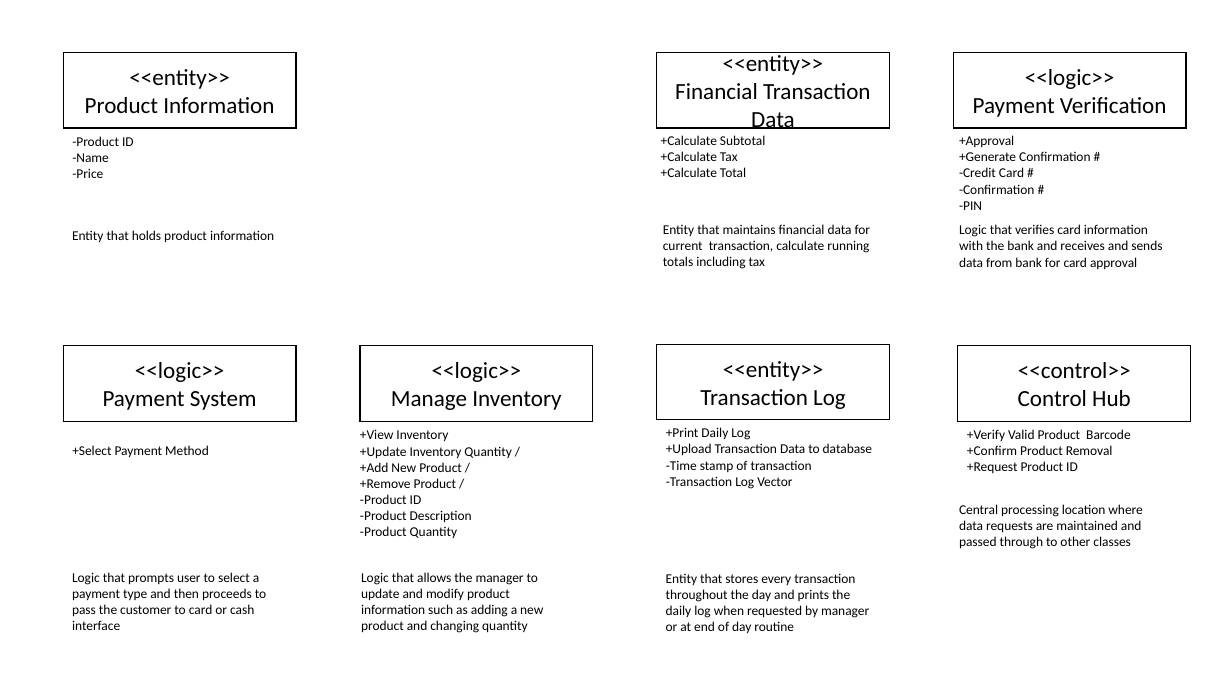
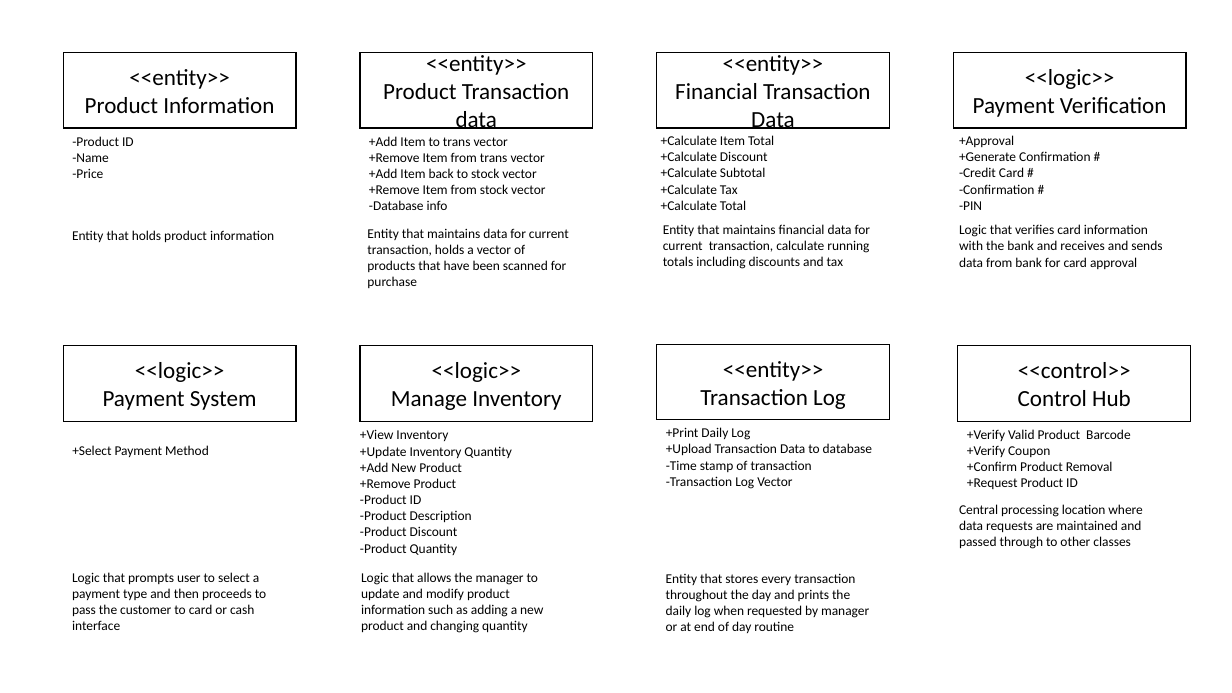
Before and after one commit to maw79/ExcServer, a slide deck: slide 12 of CSENG_PPT.pptx (slide 13 before the commit). Drawn at 1232x693 pixels with LibreOffice and Linux fonts; fonts in the diff are those of the drawing. Boxes give left, top, right and bottom in pixels: in the first picture for what was removed or moved away, otherwise in the second. Text is boxed around its words. In the diff, an @@ line names an element or a change of style, - is before the commit and + after.

```diff
--- a/CSENG_PPT.pptx
+++ b/CSENG_PPT.pptx
@@ rectangle added at [360, 53, 593, 128], fill #FFFFFF, outline #000000 1 pt, 18 pt, text #000000 @@
+<<entity>>
+Product Transaction data
@@ text added at [369, 136, 545, 210], 10.5 pt, text #000000 @@
++Add Item to trans vector
++Remove Item from trans vector
++Add Item back to stock vector
++Remove Item from stock vector
+-Database info
@@ text at [661, 135, 774, 161]: paragraphs added @@
++Calculate Item Total
++Calculate Discount
@@ text added at [367, 228, 569, 288], 10.5 pt, text #000000 @@
+Entity that maintains data for current transaction, holds a vector of products that have been scanned for purchase
@@ text at [663, 224, 871, 269]: text changed @@
-Entity that maintains financial data for current transaction, calculate running totals including tax
+Entity that maintains financial data for current transaction, calculate running totals including discounts and tax
@@ text at [360, 446, 511, 488]: text changed @@
-+Update Inventory Quantity /
-+Add New Product /
-+Remove Product /
++Update Inventory Quantity
++Add New Product
++Remove Product
@@ text at [967, 446, 1050, 457]: paragraph added @@
++Verify Coupon
@@ text at [360, 526, 458, 536]: paragraph added @@
+-Product Discount
```
Also in this commit, not shown: 2 other slides changed, 7 slides added.
